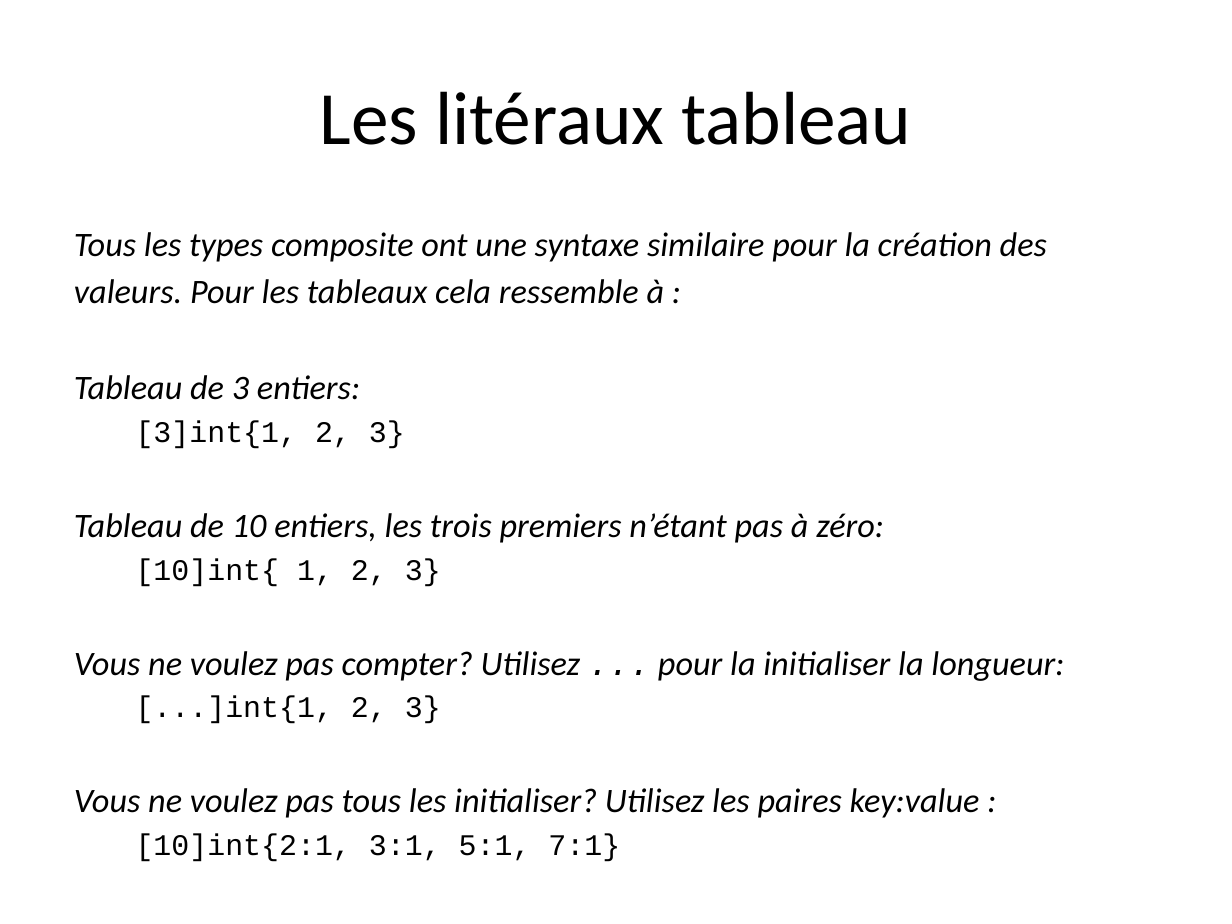
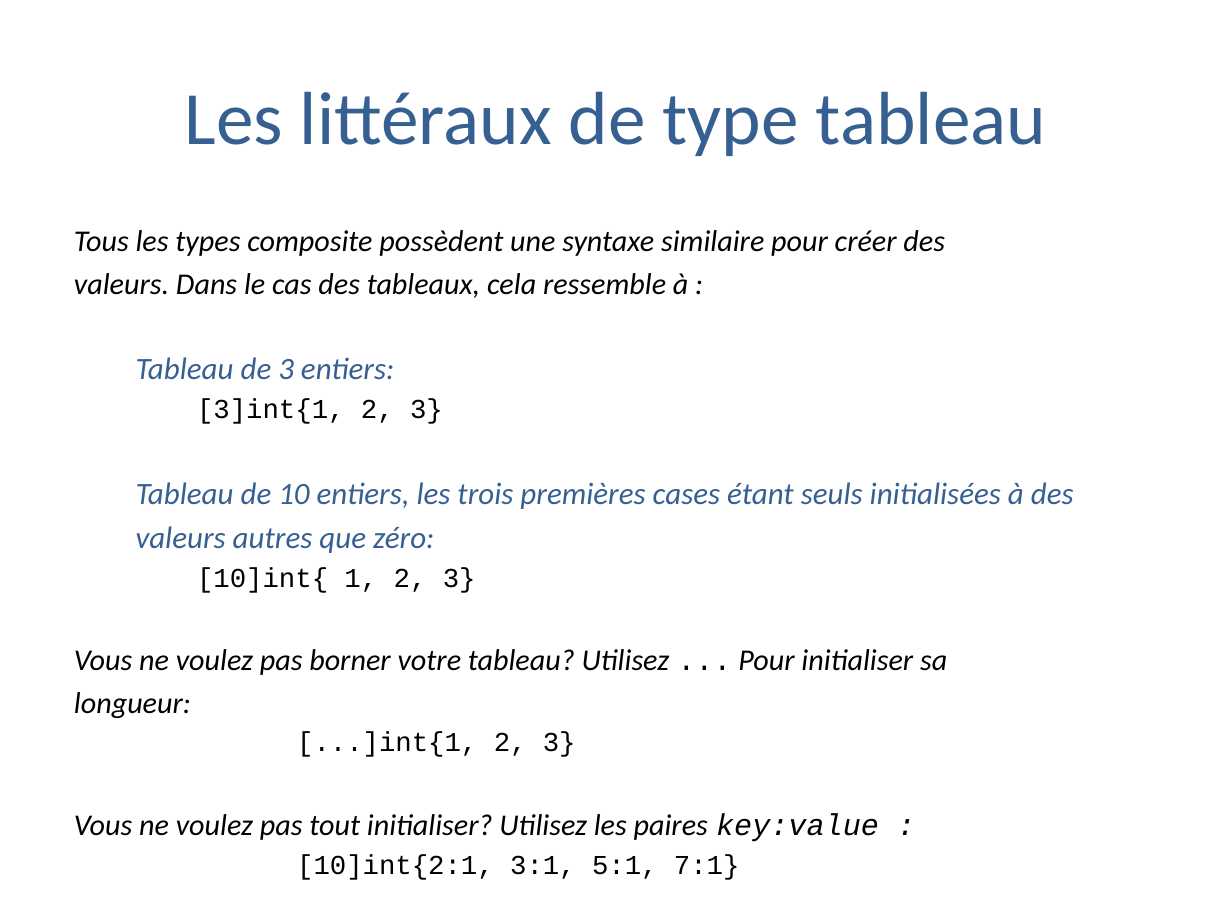
Before and after one commit to trash-anger/golang-france, a slide deck: slide 7 of Go-documentation/cours-general/Go-partie2.pptx. Drawn at 1232x924 pixels with LibreOffice and Linux fonts; fonts in the diff are those of the drawing; background and template pictures are left out. Boxes give left, top, right and bottom in pixels: in the first picture for what was removed or moved away, otherwise in the second. Text is boxed around its words. In the diff, an @@ line names an element or a change of style, - is before the commit and + after.

```diff
--- a/Go-documentation/cours-general/Go-partie2.pptx
+++ b/Go-documentation/cours-general/Go-partie2.pptx
@@ title at <box>185,91,1046,156</box>: text changed; text colour #000000 to #376092 @@
-Les litéraux tableau
+Les littéraux de type tableau
@@ text at <box>74,230,945,298</box>: text changed; size 20 to 17.6 pt @@
-Tous les types composite ont une syntaxe similaire pour la création des
-valeurs. Pour les tableaux cela ressemble à :
+Tous les types composite possèdent une syntaxe similaire pour créer des
+valeurs. Dans le cas des tableaux, cela ressemble à :
@@ text at <box>136,357,740,880</box>: size 20 to 18.2 pt, text colour #000000 to #376092 in "Tableau de 3 entiers:"; size 17.5 to 16 pt in "[3]int{1, 2, 3}", "[10]int{ 1, 2, 3}", "[...]int{1, 2, 3}", "[10]int{2:1, 3:1, 5:1, 7:1}"; list level 1 to 2 in "Tableau de 3 entiers:"; list level 2 to 3 in "[3]int{1, 2, 3}"; list level 2 to 3 in "[10]int{ 1, 2, 3}" @@
@@ text at <box>136,482,1074,553</box>: text changed; size 20 to 18.2 pt; text colour #000000 to #376092 @@
-Tableau de 10 entiers, les trois premiers n’étant pas à zéro:
+  Tableau de 10 entiers, les trois premières cases étant seuls initialisées à des
+  valeurs autres que zéro:
@@ text at <box>74,649,947,718</box>: text changed; size 20 to 17.6 pt @@
-Vous ne voulez pas compter? Utilisez ... pour la initialiser la longueur:
+Vous ne voulez pas borner votre tableau? Utilisez ... Pour initialiser sa
+longueur:
@@ text at <box>74,814,879,842</box>: text changed; size 20 to 17.6 pt @@
-Vous ne voulez pas tous les initialiser? Utilisez les paires key:value :
+Vous ne voulez pas tout initialiser? Utilisez les paires key:value :
```
Also in this commit, not shown: 85 other slides changed, 1 other file.
